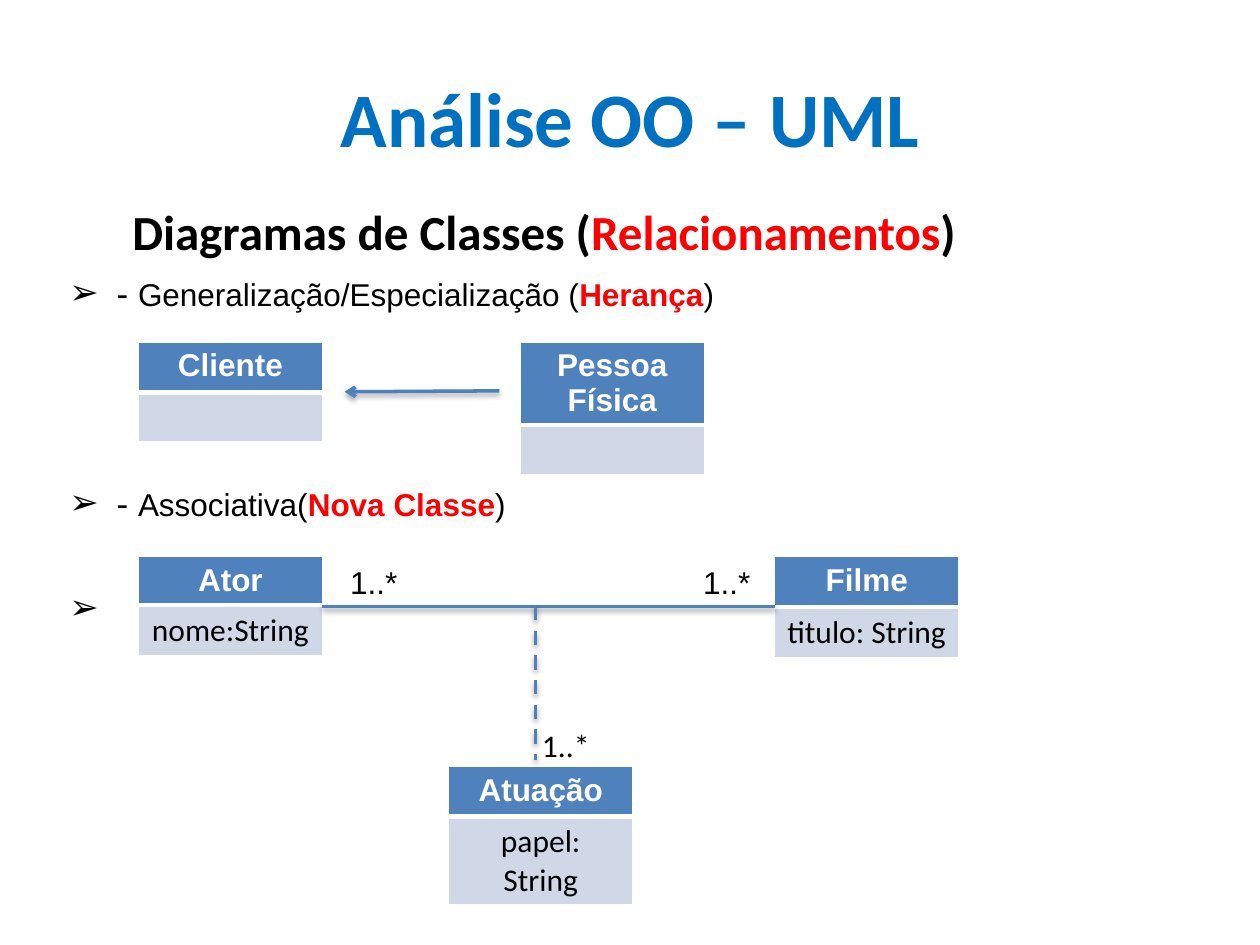
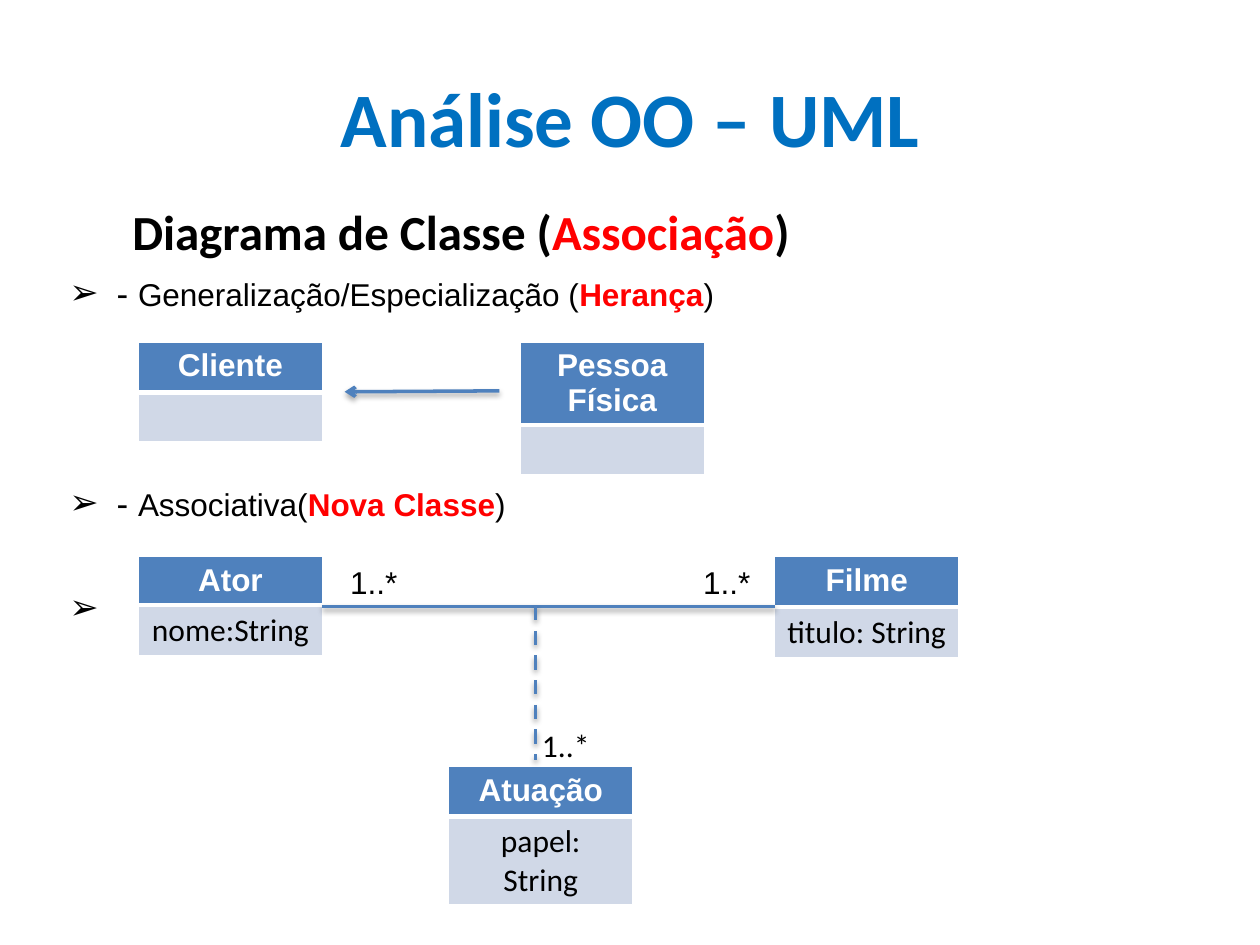
Before and after one commit to CloudEducationBrazil/WydenEngenhariaDeSoftware, a slide deck: slide 24 of 01 Classes/Aulas 03 e 04 Conceitos Métodos Ágeis XP e Analise OO.pptx. Drawn at 1260x945 pixels with LibreOffice and Linux fonts; fonts in the diff are those of the drawing; background and template pictures are left out. Boxes give left, top, right and bottom in pixels: in the first picture for what was removed or moved away, otherwise in the second. Text is boxed around its words. In the diff, an @@ line names an element or a change of style, - is before the commit and + after.

```diff
--- a/01 Classes/Aulas 03 e 04 Conceitos Métodos Ágeis XP e Analise OO.pptx
+++ b/01 Classes/Aulas 03 e 04 Conceitos Métodos Ágeis XP e Analise OO.pptx
@@ text at <box>132,214,790,259</box>: text changed @@
-Diagramas de Classes (Relacionamentos)
+Diagrama de Classe (Associação)
```
Also in this commit, not shown: 5 other slides changed, 1 other file.
